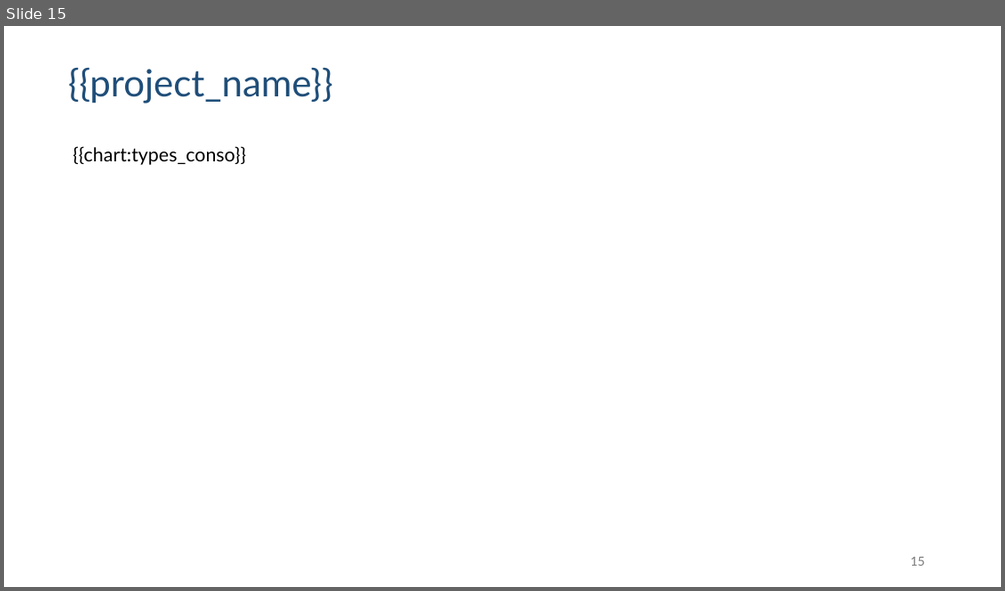
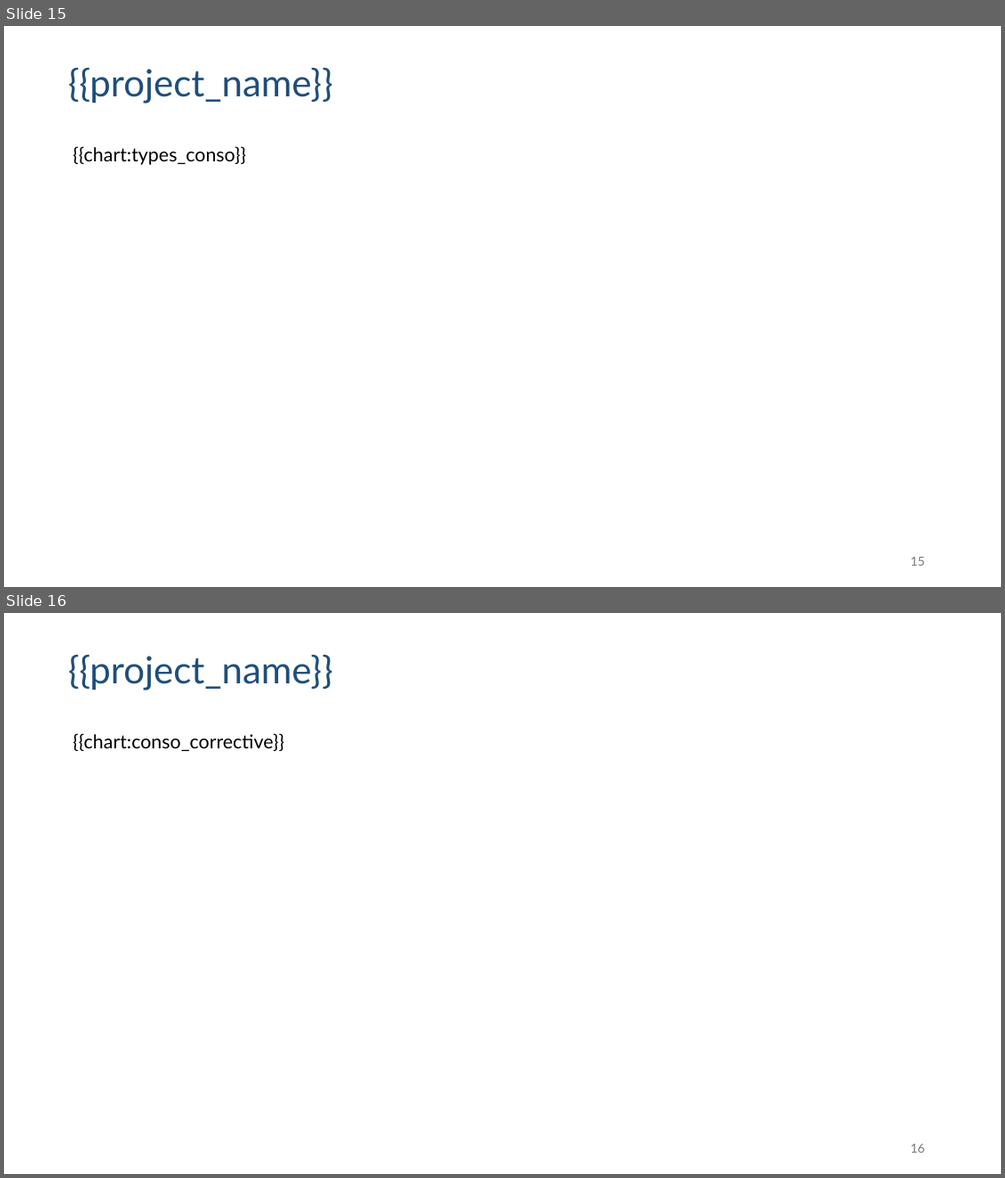
Before and after one commit to gbrieux/coach-jira, a slide deck: templates/template.pptx. Shown one above the other, each under a label of ours: slide 15 before the commit, slides 15 and 16 after it. The pictures are 1005x591 and 1005x1178 pixels, drawn with LibreOffice and Linux fonts; fonts in the diff are those of the drawing. Boxes give left, top, right and bottom in pixels: in the first picture for what was removed or moved away, otherwise in the second. Text is boxed around its words. In the diff, an @@ line names an element or a change of style, - is before the commit and + after.

Commit message:
indicator : cons_corrective

```diff
--- a/templates/template.pptx
+++ b/templates/template.pptx
@@ slide 16 added at [4, 613, 1001, 1174], background #FFFFFF @@
@@ text added at [68, 654, 333, 690], 36 pt, text #1F4E79 @@
+{{project_name}}
@@ text added at [73, 733, 283, 751], 18.3 pt, text #000000 @@
+{{chart:conso_corrective}}
@@ text added at [910, 1143, 924, 1152], 12 pt, text #797979 @@
+16
```
Also in this commit, not shown: 5 slides changed, 13 other files.
